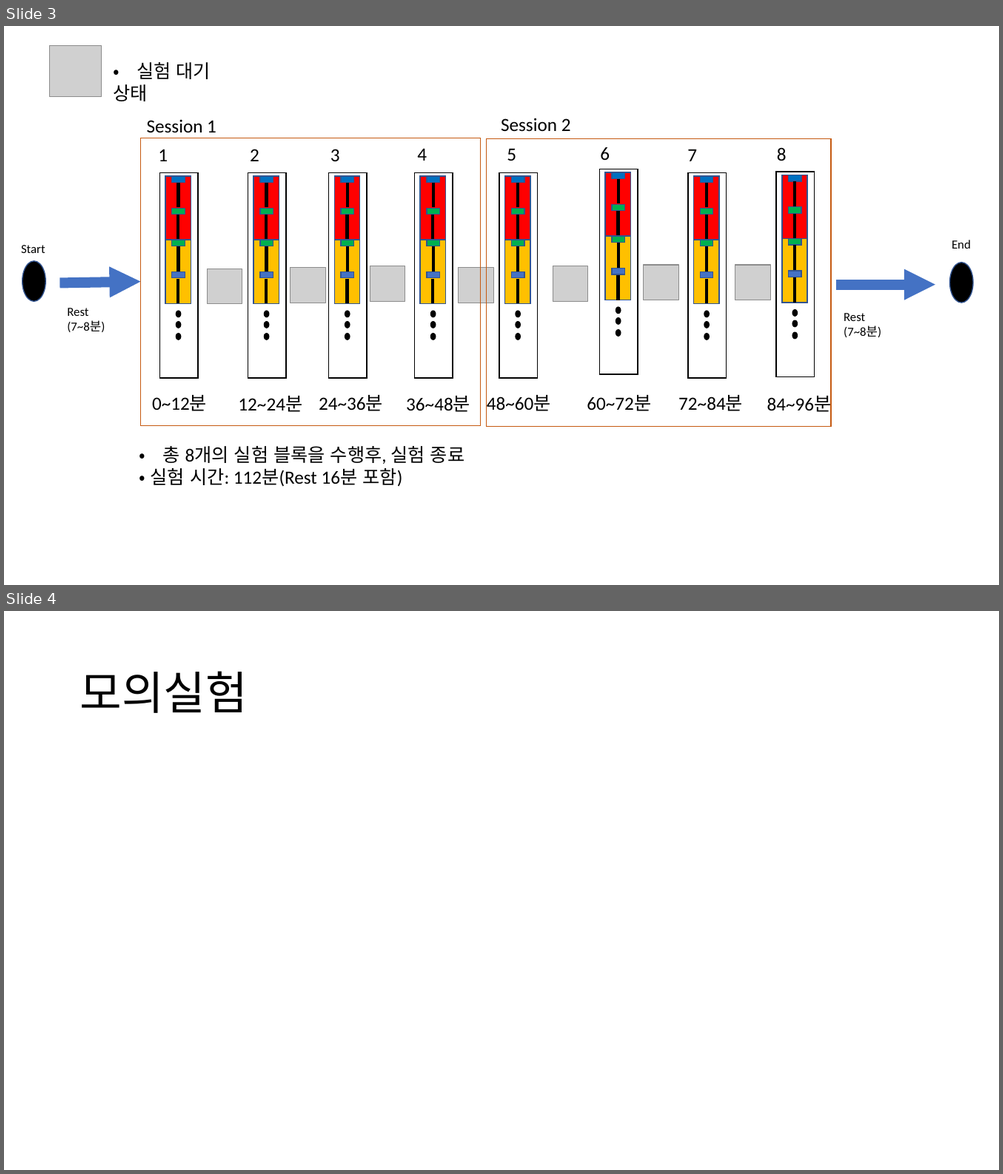
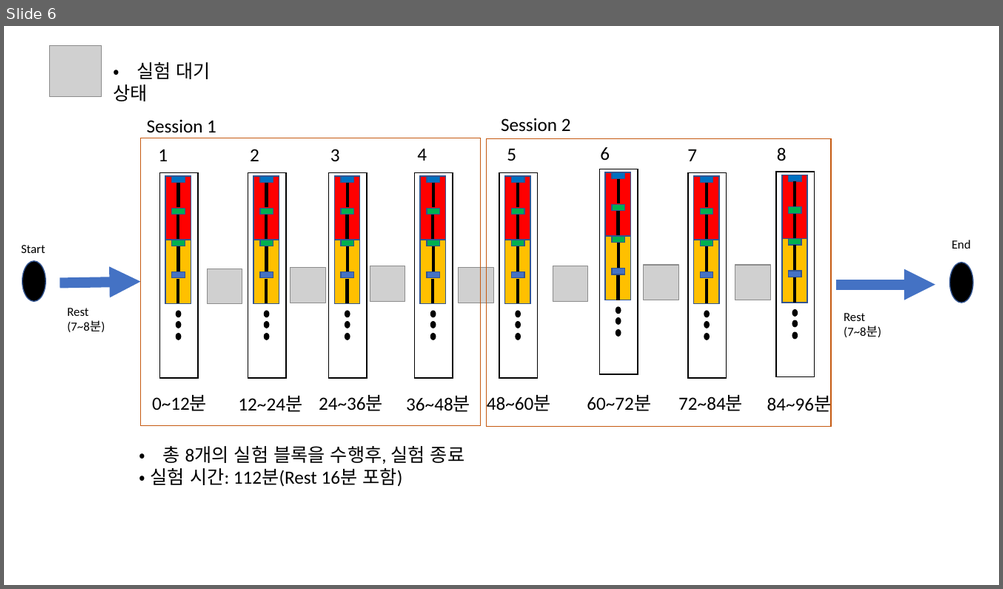
Before and after one commit to SeojinYoon/Statistics_sj, a slide deck: CLMN/Replay_Exp/blueprint/blueprint_0324v2.pptx. Shown one above the other, each under a label of ours: slides 3 and 4 before the commit, slide 6 after it. The pictures are 1003x1174 and 1003x589 pixels, drawn with LibreOffice and Linux fonts; fonts in the diff are those of the drawing; grey boxes stand for pictures. Boxes give left, top, right and bottom in pixels: in the first picture for what was removed or moved away, otherwise in the second. Text is boxed around its words. In the diff, an @@ line names an element or a change of style, - is before the commit and + after.

```diff
--- a/CLMN/Replay_Exp/blueprint/blueprint_0324v2.pptx
+++ b/CLMN/Replay_Exp/blueprint/blueprint_0324v2.pptx
@@ slide 4 removed at (4, 611, 999, 1170), background #FFFFFF @@
@@ title removed at (79, 671, 247, 713) @@
-모의실험
@@ what was slide 3 is now slide 6 @@
```
Also in this commit, not shown: 3 slides added, 4 other slides removed, 2 other files.
